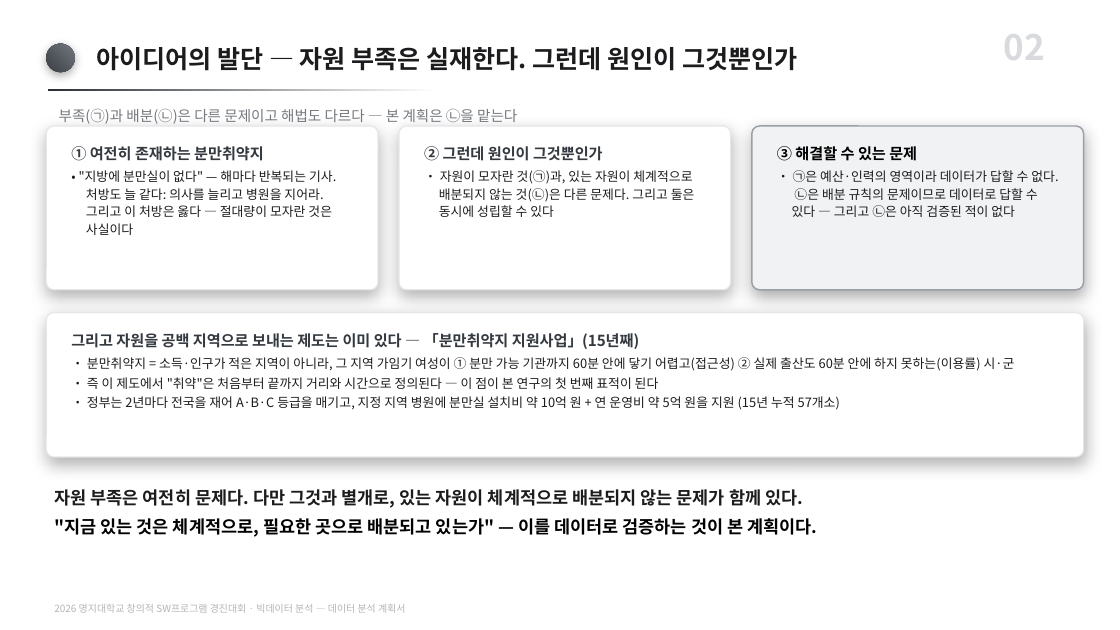
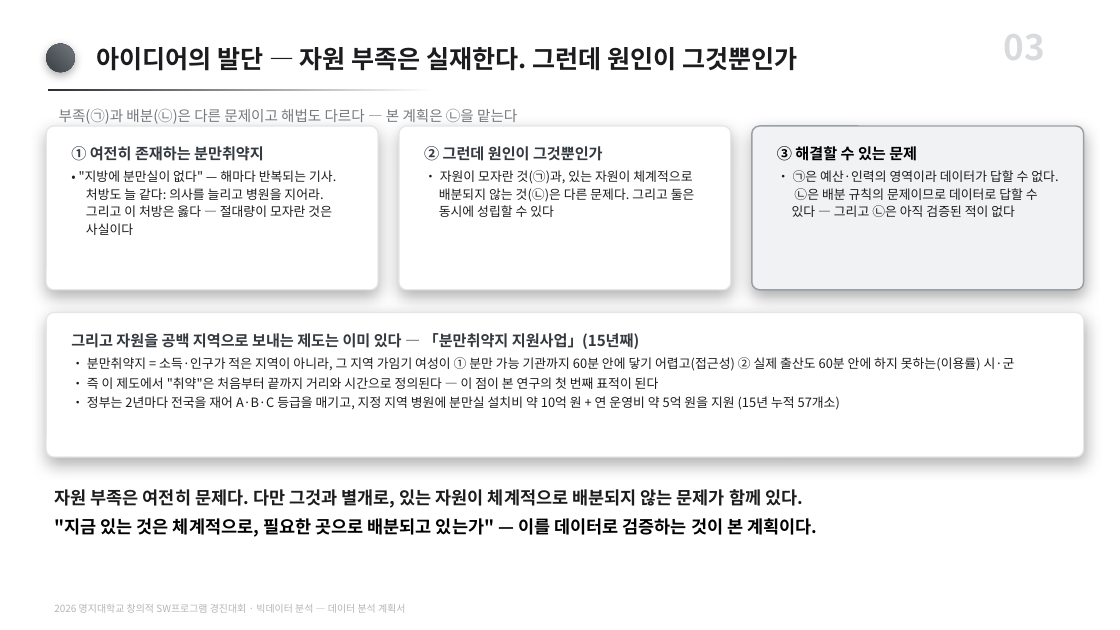
Before and after one commit to karvvan/maternity-care-policy-audit, a slide deck: slide 3 of 05_작업자료/_PPT생성본/데이터분석_계획서.pptx (slide 2 before the commit). Drawn at 1120x630 pixels with LibreOffice and Linux fonts; fonts in the diff are those of the drawing. Boxes give left, top, right and bottom in pixels: in the first picture for what was removed or moved away, otherwise in the second. Text is boxed around its words. In the diff, an @@ line names an element or a change of style, - is before the commit and + after.

```diff
--- a/05_작업자료/_PPT생성본/데이터분석_계획서.pptx
+++ b/05_작업자료/_PPT생성본/데이터분석_계획서.pptx
@@ text at bbox=[1004, 20, 1045, 71]: text changed @@
-02
+03
```
Also in this commit, not shown: 11 other slides changed, 1 slide added, 5 other files.
